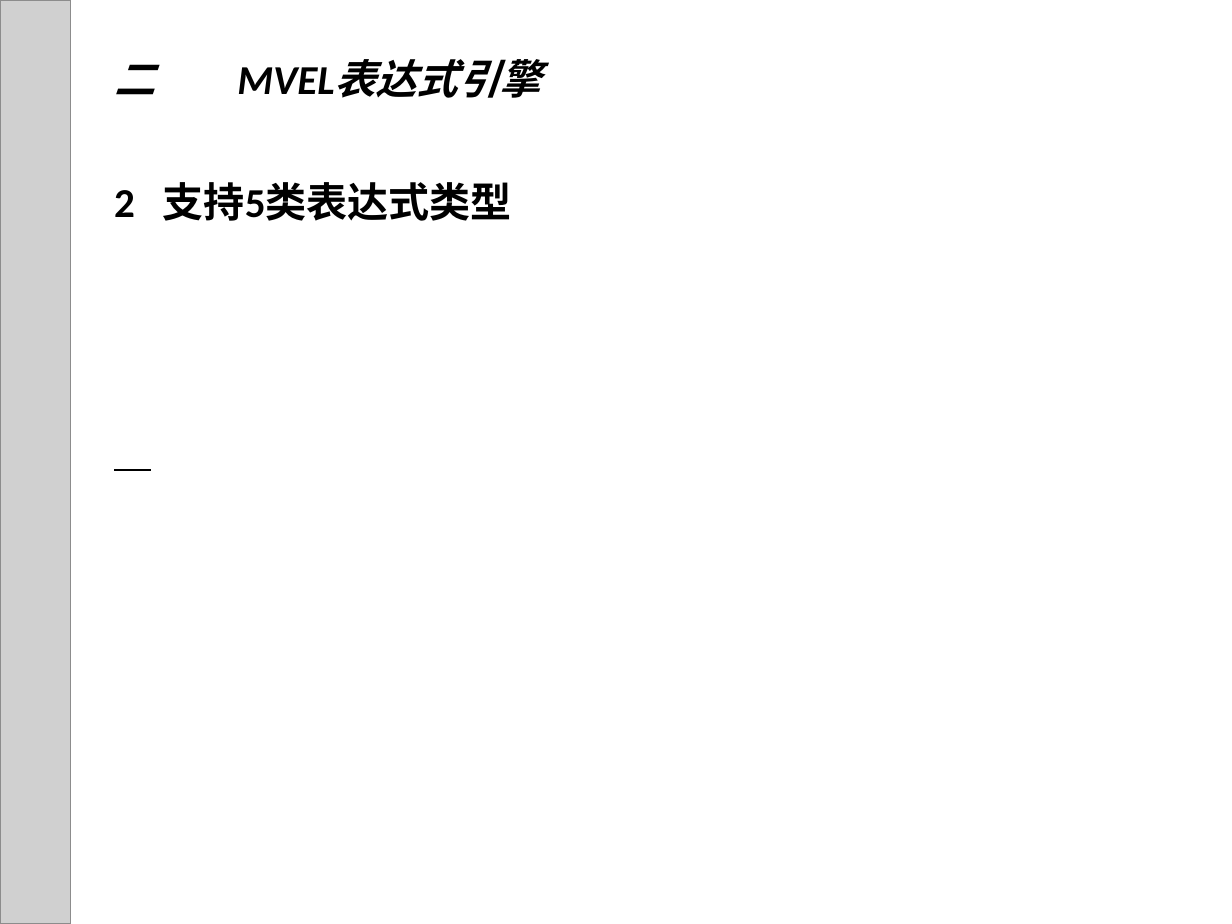
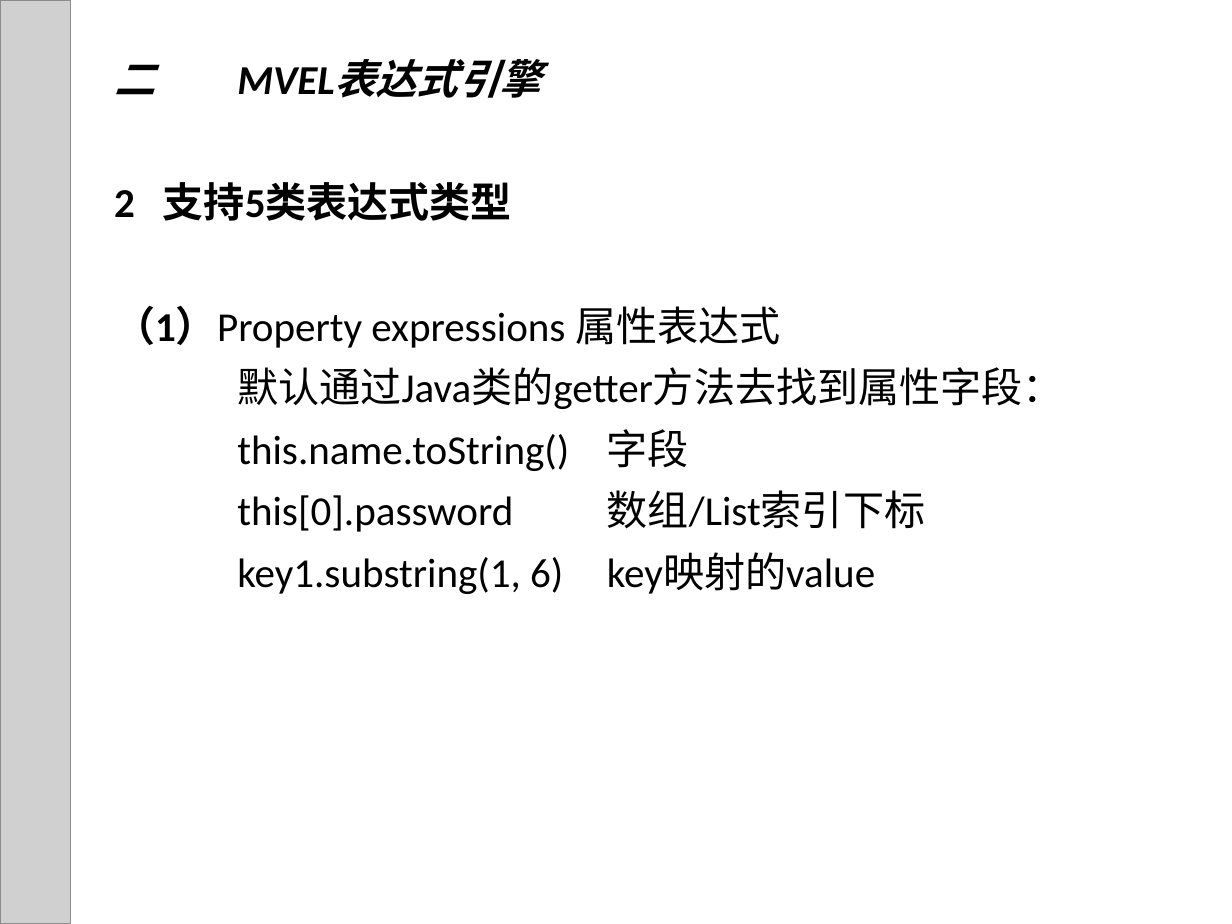
Before and after one commit to runjia1987/Core-Java-Stuffs, a slide deck: slide 8 of src/main/resources/一贷通风控规则与MVEL表达式引擎.ppt. Drawn at 1232x924 pixels with LibreOffice and Linux fonts; fonts in the diff are those of the drawing; grey boxes stand for pictures. Boxes give left, top, right and bottom in pixels: in the first picture for what was removed or moved away, otherwise in the second. Text is boxed around its words. In the diff, an @@ line names an element or a change of style, - is before the commit and + after.

```diff
--- a/src/main/resources/一贷通风控规则与MVEL表达式引擎.ppt
+++ b/src/main/resources/一贷通风控规则与MVEL表达式引擎.ppt
@@ title at <box>114,64,1063,594</box>: text changed; bold off; italic off @@
-二 MVEL表达式引擎
-2 支持5类表达式类型
+二 MVEL表达式引擎
+2 支持5类表达式类型
+（1）Property expressions 属性表达式
+默认通过Java类的getter方法去找到属性字段：
+this.name.toString() 字段
+this[0].password 数组/List索引下标
+key1.substring(1, 6) key映射的value
```
Also in this commit, not shown: 2 slides added.
